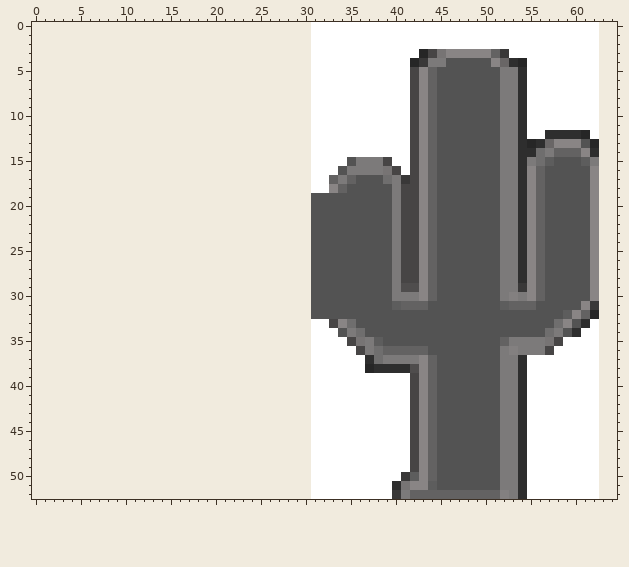
Two versions of one sprite sheet, gamedino/images/xr.png. The first picture shows the starting point.
The file is 32x53 pixels. Colours within 5 levels of each other are drawn and written as one. The old version is drawn lined up with the new one, on the new canvas.
After:
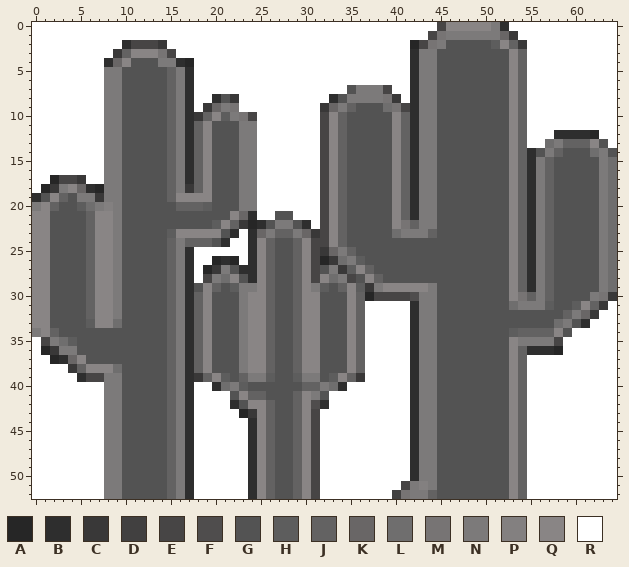
Palette (. is transparent): A #262626  B #2e2e2e  C #393838  D #414040  E #474545  F #4f4d4d  G #535353  H #5d5d5d  J #636262  K #696666  L #6f6e6e  M #777474  N #7c7a7a  P #838080  Q #898585  R #ffffff
Change:
canvas 32x53 -> 65x53, the old top-left corner now at 31,0
Changed rows in their new state; - is an unchanged pixel.
first column x 0:
 0 RRRRRRRRRRRRRRRRRRRRRRRRRRRRRRR--------------EQQQQQNB----------RR
 1 RRRRRRRRRRRRRRRRRRRRRRRRRRRRRRR-------------EMNNNNNNKC---------RR
 2 RRRRRRRRRRBEEECRRRRRRRRRRRRRRRR-----------AEMNGGGGGHQJC--------RR
 3 RRRRRRRRRCJQQQMERRRRRRRRRRRRRRR-----------BNNGGGGGGGGQJ--------RR
 4 RRRRRRRRBKQGGGNNBARRRRRRRRRRRRR-----------BN-G-----GGQJ--------RR
 5 RRRRRRRRNNGGGGGJNBRRRRRRRRRRRRR-----------BNN-------GQJ--------RR
 6 RRRRRRRRNNGGGGGJNBRRRRRRRRRRRRR-----------BNN-------GQJ--------RR
 7 RRRRRRRRNNGGGGGJNBRRRRRRRRRRRRR----GNNNE--BNN-------GQJ--------RR
 8 RRRRRRRRNNGGGGGJNBRRBGCRRRRRRRR--BGNNNNMC-BNN-------GQJ--------RR
 9 RRRRRRRRNNGGGGGJNBRCKNMRRRRRRRR-CKNJGGGLMEBNN-------GQJ--------RR
10 RRRRRRRRNNGGGGGJNBCJQHNMERRRRRR-EQJGGGGGQJBNN-------GQJ--------RR
11 RRRRRRRRNNGGGGGJNBJQGGGNNRRRRRR-EQJGGGGGQJBNN-------GQJ--------RR
12 RRRRRRRRNNGGGGGJNBJQGGGNNRRRRRR-EQJGGGGGQJBNN-------GQJ--R---BARR
13 RRRRRRRRNNGGGGGJNBJQGGGNNRRRRRR-EQJGGGGGQJBNN-------GQJRRLNJJJQGR
14 RRRRRRRRNNGGGGGJNBJQGGGNNRRRRRR-EQJGGGGGQJBNN-------GQJ-G--GGGLNG
15 RRRRRRRRNNGGGGGJNBJQGGGNNRRRRRR-EQJ-GGGGQJBNN-------GQJBNJ---GGNL
16 RRRRRRRRNNGGGGGJNBJQGGGNNRRRRRR-EQJGGGGGQJBNN-------GQJBNJ----GNL
17 RRAEECRRNNGGGGGJNBJQGGGNNRRRRRR-EQJG---GQJBNN-------GQJBNJ----GNL
18 RACNQKBANNGGGGGJNCJQGGGNNRRRRRR-E-------QJBNN-------GQJBNJ----GNL
19 BGQJGNNCNNGGGGGJQQQQGGGNNRRRRRRREQJ-----QJBNN-------GQJBNJ----GNL
20 NQJGGHLNPNGGGGGGJJJHGGGNNRRRRRRREQJ-----QJBNN-------GQJBNJ----GNL
21 QQGGGGJQQNGGGGGGGGGGGGQKBRRGGRRREQJ-----QJBNN-------GQJBNJ----GNL
22 QQGGGGJQQNGGGGGGGGGGHQJCABGNNGBREQJ-----QMJNN-------GQJBNJ----GNL
23 QQGGGGJQQNGGGGGHQQQQQGBRBKNJJNKCEQJ-----LNNN--------GQJBNJ----GNL
24 QQGGGGJQQNGGGGGJNJJJGBRRBQJGGJQEEQJ-----GGGGG-------GQJBNJ----GNL
25 QQGGGGJQQNGGGGGJNBRRRRRRBQJGGJQECKNJ----GGGGG-------GQJBNJ----GNL
26 QQGGGGJQQNGGGGGJNBRRABARBQJGGJQEACLNH---GGGGG-------GQJBNJ----GNL
27 QQGGGGJQQNGGGGGJNBRACNGBBQJGGJQE-NCHQJ--GGGGG-------GQJBNJ----GNL
28 QQGGGGJQQNGGGGGJNBRENLQGBQJGGJQEQLNE-QJ-GGGGG-------GQJBNJ----GNL
29 QQGGGGJQQNGGGGGJNBGQJGHNNQJGGJQNH-JQHCNQQQQ-N-------GQJBNJ----GNL
30 QQGGGGJQQNGGGGGJNBJQGGGNQQJGGJQQ---QJAEEEEFNN-------GQMJNJ----NMC
31 QQGGGGJQQNGGGGGJNBJQGGGNQQJGGJQQ---QJRRRRRBNN-------GLNNNH--H-JCR
32 QQGGGGJQQNGGGGGJNBJQGGGNQQJGGJQQ---QJRRRRRBNN--------------JNKCRR
33 QQGGGGHQQLGGGGGJNBJQGGGNQQJGGJQQGGGQJRRRRRBNN--------------N---RR
34 NQJGGGGGGGGGGGGJNBJQGGGNQQJGGJQQGG-QJRRRRRBNN--------HJJJJQ-R--RR
35 RENLHGGGGGGGGGGJNBJQGGGNQQJGGJQQGGGQJRRRRRBNN-------GQ---N-----RR
36 RACNNGGGGGGGGGGJNBJQGGGNQQJGGJQQGGGQJRRRRRBNN-------GQJBBBA----RR
37 RRABKQGGGGGGGGGJNBJQGGGNQQJGGJQQGGGQJRRRRRBNN-------GQJ--------RR
38 RRRRCJQQQLGGGGGJNBJQGGGNQQJGGJQQGGGQJRRRRRBNN-------GQJ--------RR
39 RRRRRBEENNGGGGGJNBCJQHGJNNHGGHNNGHQJC-----BNN-------GQJ--------RR
40 RRRRRRRRNNGGGGGJNBRRBLNHGGGGGGJJNLB-------BNN-------GQJ--------RR
41 RRRRRRRRNNGGGGGJNBRRRRGQJJGGGJQNG---------BNN-------GQJ--------RR
42 RRRRRRRRNNGGGGGJNBRRRRBGQQJGGJQFB---------BNN-------GQJ--------RR
43 RRRRRRRRNNGGGGGJNBRRRRRACQJGGJQE----------BNN-------GQJ--------RR
44 RRRRRRRRNNGGGGGJNBRRRRRRBQJGGJQE----------BNN-------GQJ--------RR
45 RRRRRRRRNNGGGGGJNBRRRRRRBQJGGJQE----------BNN-------GQJ--------RR
46 RRRRRRRRNNGGGGGJNBRRRRRRBQJGGJQE----------BNN-------GQJ--------RR
47 RRRRRRRRNNGGGGGJNBRRRRRRBQJGGJQE----------BNN-------GQJ--------RR
48 RRRRRRRRNNGGGGGJNBRRRRRRBQJGGJQE----------BNN-------GQJ--------RR
49 RRRRRRRRNNGGGGGJNBRRRRRRBQJGGJQE----------BNN-------GQJ--------RR
50 RRRRRRRRNNGGGGGJNBRRRRRRBQJGGJQE---------RBNN-------GQJ--------RR
51 RRRRRRRRNNGGGGGJNBRRRRRRBQJGGJQE--------RENPN-------GQJ--------RR
52 RRRRRRRRNNGGGGGJNBRRRRRRBQJGGJQE--------DMNN-GGGGGGGGQJ--------RR
Pixel boxes of the changes (left, top, right, bottom) in both pictures:
changed: (32, 22, 617, 499)
